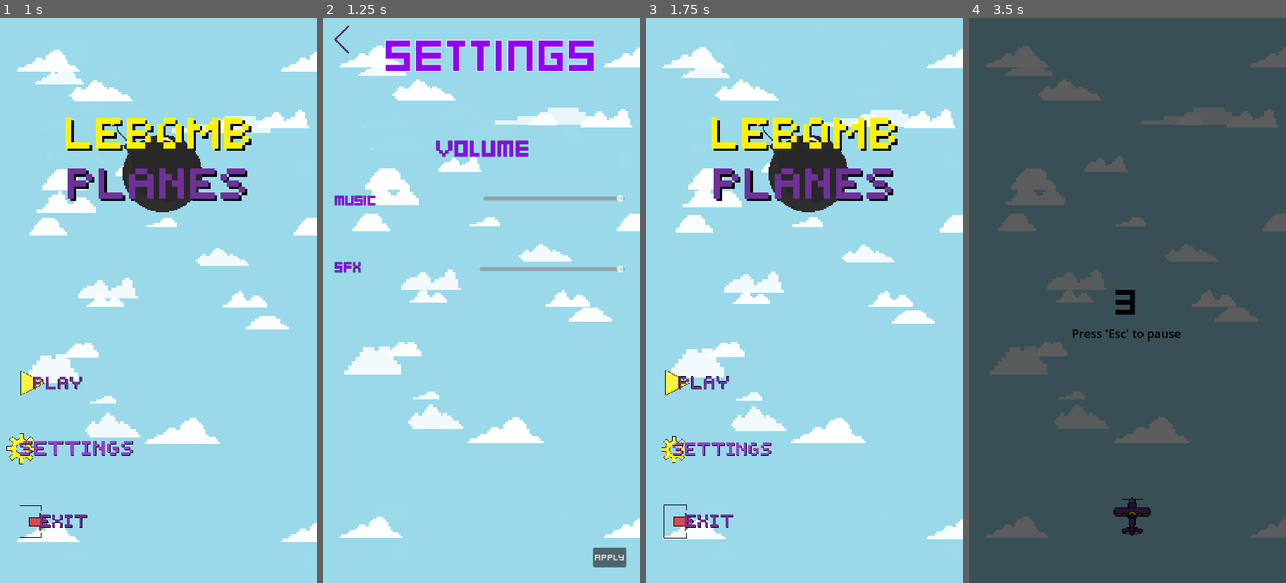
Above: before the commit, frames 1-4 (left to right).
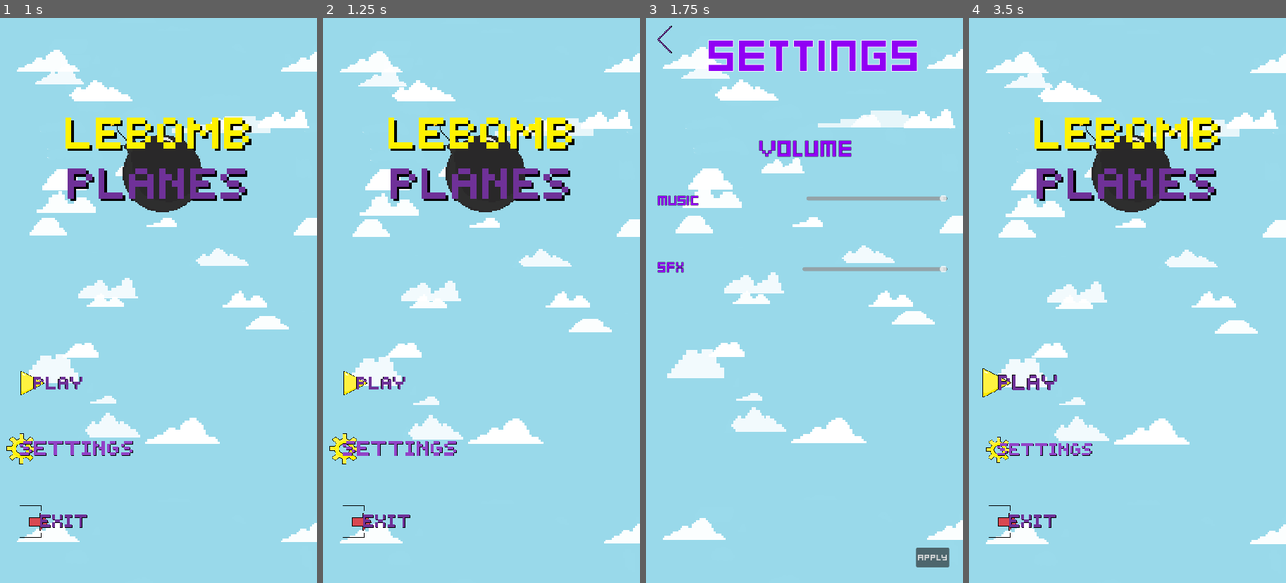
Above: after the commit, the same moments.

Repository: edmundyu2008/LeBombJames
Game: Godot game, scene res://UI/main_menu.tscn
Same seed, same stepped clock (60 frames per second), same inputs: the game is played once before the commit and once after it.
Inputs (mouse positions are in pixels of both pictures, inside the frame that each line leads up to):
- Up to frame 1 (1 s): click (72, 453) at 0.5 s
- Up to frame 2 (1.25 s): no input
- Up to frame 3 (1.75 s): click (665, 40) at 1.27 s
- Up to frame 4 (3.5 s): click (988, 40) at 2.02 s; click (1026, 385) at 2.75 s

Frame 1 is identical in both runs. In frame 2, 16% of the frame differs, in the area x 2-100%, y 1-98%; in frame 3, 11%; in frame 4, 100%, in the area x 0-100%, y 0-100%.

Commit message:
fix countdown

Diff:
--- a/PauseMenu.gd
+++ b/PauseMenu.gd
@@ -21,8 +21,6 @@
 func _on_restart_pressed():
 	resume()
 	get_tree().change_scene_to_file("res://UI/countdown.tscn")
-	game_stats.score = 0
-	game_stats.player_health = 3
 
 func _on_exit_pressed():
 	get_tree().paused = false
--- a/UI/MainMenu.gd
+++ b/UI/MainMenu.gd
@@ -7,11 +7,17 @@
 @onready var settingsbutton: TextureButton = $SettingsButton
 @onready var exitbutton: TextureButton = $ExitButton
 @onready var variable_pitch_audio_stream_player = $VariablePitchAudioStreamPlayer
+@onready var audio_stream_player = $AudioStreamPlayer
+
 
 func _process(delta: float) -> void:
 	button_hovered(playbutton)
 	button_hovered(settingsbutton)
 	button_hovered(exitbutton)
+	if $AudioStreamPlayer.playing == false:
+		$AudioStreamPlayer.play()
+
+
 
 func start_tween(object: Object, property: String, final_val: Variant, duration: float):
 	var tween = create_tween()
@@ -29,12 +35,12 @@
 
 func _on_play_button_pressed():
 	variable_pitch_audio_stream_player.play_with_variance()
-	await get_tree().create_timer(0.5).timeout
+	await get_tree().create_timer(0.71).timeout
 	get_tree().change_scene_to_file("res://UI/countdown.tscn")
 
 func _on_settings_button_pressed():
 	variable_pitch_audio_stream_player.play_with_variance()
-	await get_tree().create_timer(0.5).timeout
+	await get_tree().create_timer(0.71).timeout
 	get_tree().change_scene_to_file("res://UI/settings.tscn")
 
 func _on_exit_button_pressed():
--- /dev/null
+++ b/UI/energy_crystal_sfx.gd
@@ -0,0 +1,4 @@
+extends Node
+
+func play_sound():
+	$"AudioStreamPlayer".play()
--- /dev/null
+++ b/UI/energy_crystal_sfx.tscn
@@ -0,0 +1,10 @@
+[gd_scene load_steps=3 format=3 uid="uid://dxavbrsjnvowl"]
+
+[ext_resource type="AudioStream" uid="uid://1k3dvjyasa25" path="res://Audio/energypickedup.wav" id="1_an4n6"]
+[ext_resource type="Script" path="res://UI/energy_crystal_sfx.gd" id="1_f7pvc"]
+
+[node name="EnergyCrystalSFX" type="Node"]
+script = ExtResource("1_f7pvc")
+
+[node name="AudioStreamPlayer" type="AudioStreamPlayer" parent="."]
+stream = ExtResource("1_an4n6")
--- a/UI/main_menu.tscn
+++ b/UI/main_menu.tscn
@@ -8,6 +8,7 @@
 [ext_resource type="Texture2D" uid="uid://b7h5bf3e2bley" path="res://UI/titlenew.png" id="6_aqoow"]
 [ext_resource type="AudioStream" uid="uid://blkkx4k20nvwj" path="res://Audio/selected.wav" id="7_ru36s"]
 [ext_resource type="Script" path="res://components/variable_pitch_audio_stream_player.gd" id="8_07k1d"]
+[ext_resource type="AudioStream" uid="uid://djqsor76gf0a7" path="res://Audio/mainmenumusic.mp3" id="9_d8wi6"]
 
 [node name="MainMenu" type="Control"]
 layout_mode = 3
@@ -65,7 +66,12 @@
 
 [node name="VariablePitchAudioStreamPlayer" type="AudioStreamPlayer" parent="."]
 stream = ExtResource("7_ru36s")
+bus = &"SFX"
 script = ExtResource("8_07k1d")
+
+[node name="AudioStreamPlayer" type="AudioStreamPlayer" parent="."]
+stream = ExtResource("9_d8wi6")
+bus = &"Music"
 
 [connection signal="pressed" from="PlayButton" to="." method="_on_play_button_pressed"]
 [connection signal="pressed" from="SettingsButton" to="." method="_on_settings_button_pressed"]
--- a/UI/you_died.gd
+++ b/UI/you_died.gd
@@ -4,6 +4,7 @@
 
 @onready var score_value: Label = %ScoreValue
 @onready var highscore_value: Label = %HighScoreValue
+@onready var audio_stream_player = $AudioStreamPlayer
 
 func _ready() -> void:
 	if game_stats.score > game_stats.highscore:
@@ -13,6 +14,6 @@
 
 func _process(_delta: float) -> void:
 	if Input.is_action_just_pressed("ui_accept"):
-		game_stats.score = 0
-		game_stats.player_health = 3
 		get_tree().change_scene_to_file("res://UI/main_menu.tscn")
+	if $AudioStreamPlayer.playing == false:
+		$AudioStreamPlayer.play()
--- a/UI/you_died.tscn
+++ b/UI/you_died.tscn
@@ -1,9 +1,10 @@
-[gd_scene load_steps=5 format=3 uid="uid://d4ja00xnw3coh"]
+[gd_scene load_steps=6 format=3 uid="uid://d4ja00xnw3coh"]
 
 [ext_resource type="Script" path="res://UI/you_died.gd" id="1_fyss8"]
 [ext_resource type="Resource" uid="uid://crfoy43it46ev" path="res://game_stats.tres" id="2_xpl2k"]
 [ext_resource type="FontFile" uid="uid://jl34hxvwvjwv" path="res://kenney_mini_square.ttf" id="4_b0pga"]
 [ext_resource type="PackedScene" uid="uid://cvw4ajho6rrms" path="res://UI/sky_background.tscn" id="4_lm5tk"]
+[ext_resource type="AudioStream" uid="uid://b8tmykorrbps7" path="res://Audio/deathscreenmusic.wav" id="5_v2kyx"]
 
 [node name="YouDied" type="Control"]
 layout_mode = 3
@@ -83,3 +84,6 @@
 horizontal_alignment = 1
 
 [node name="SkyBackground" parent="." instance=ExtResource("4_lm5tk")]
+
+[node name="AudioStreamPlayer" type="AudioStreamPlayer" parent="."]
+stream = ExtResource("5_v2kyx")
--- a/main.tscn
+++ b/main.tscn
@@ -70,4 +70,5 @@
 
 [node name="AudioStreamPlayer" type="AudioStreamPlayer" parent="."]
 stream = ExtResource("10_t0f0y")
+volume_db = -6.933
 bus = &"Music"
--- a/opps/EnergyCrystal.gd
+++ b/opps/EnergyCrystal.gd
@@ -11,6 +11,7 @@
 
 func _on_area_2d_area_entered(area):
 	if area.get_parent() is Player:
+		EnergyCrystalSfx.play_sound()
 		area.get_parent().energy += 1
 		area.get_parent().energy_bar.value = area.get_parent().energy
 		queue_free()
--- a/player_plane/plane.tscn
+++ b/player_plane/plane.tscn
@@ -157,3 +157,4 @@
 [node name="AudioStreamPlayer" type="AudioStreamPlayer" parent="."]
 stream = ExtResource("22_8hea6")
 volume_db = 0.468
+bus = &"SFX"
--- a/project.godot
+++ b/project.godot
@@ -18,6 +18,7 @@
 [autoload]
 
 ResourceStash="*res://ResourceStash.gd"
+EnergyCrystalSfx="*res://UI/energy_crystal_sfx.tscn"
 
 [display]
 
Not shown, added: Audio/deathscreenmusic.wav.import
Not shown, added: Audio/energypickedup.wav.import
Not shown, added: Audio/mainmenumusic.mp3.import
Not shown: 1 places in UI/main_menu.tscn that only renumber resources
Not shown, added: Audio/deathscreenmusic.wav
Not shown, added: Audio/energypickedup.wav
Not shown, added: Audio/mainmenumusic.mp3
